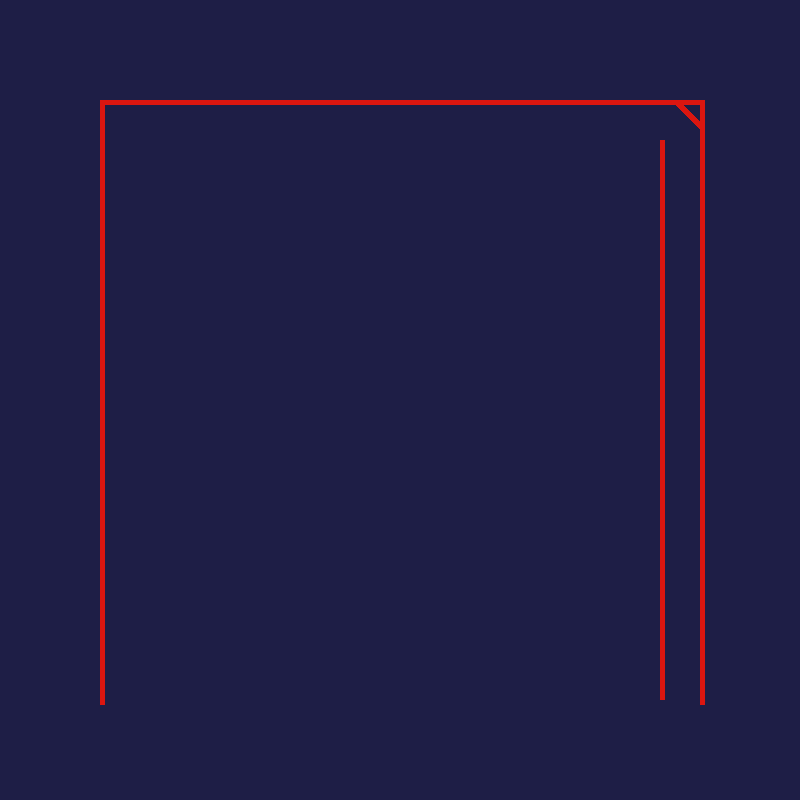
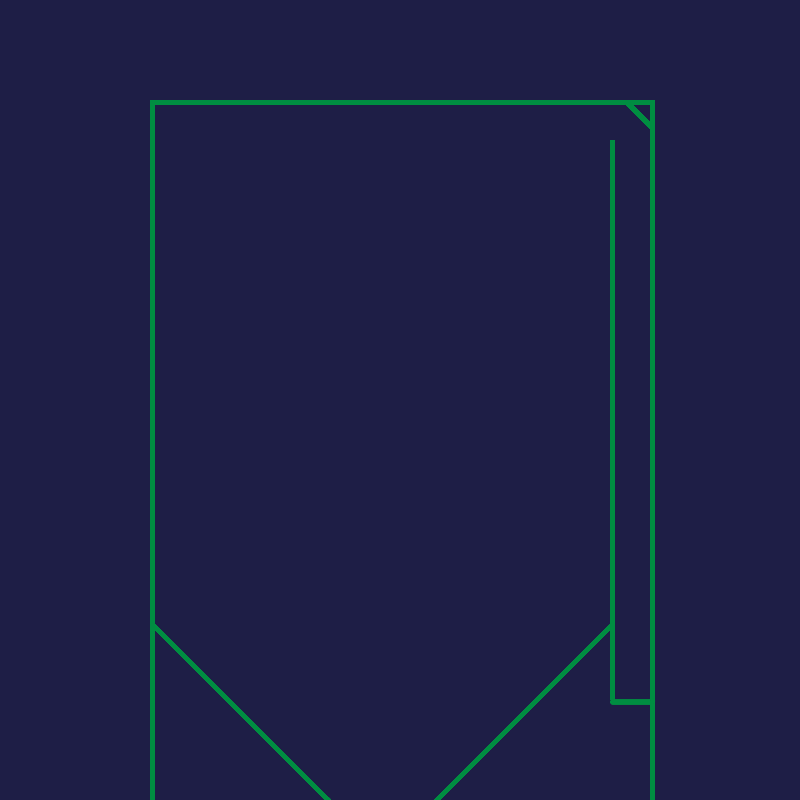
Layered file, before and after one edit (800 x 800). Changes by layer:
painted on "borders" over [100, 100, 706, 800]
painted on "launch area" over [609, 105, 700, 705]
